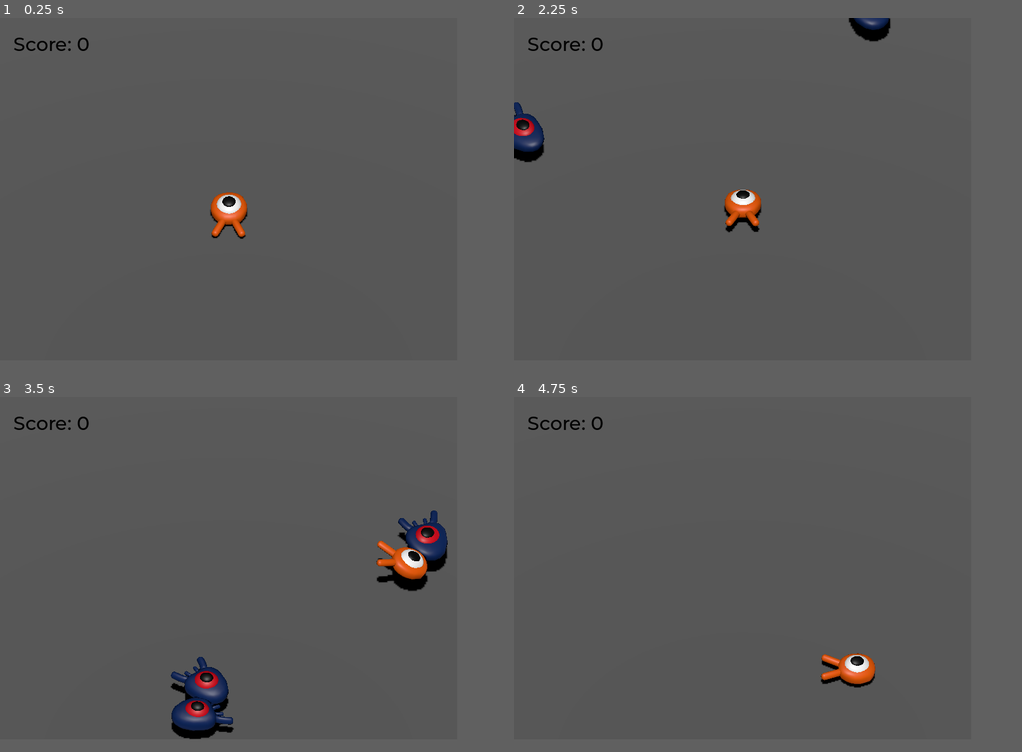
Above: before the commit, frames 1-4 (two rows, left to right).
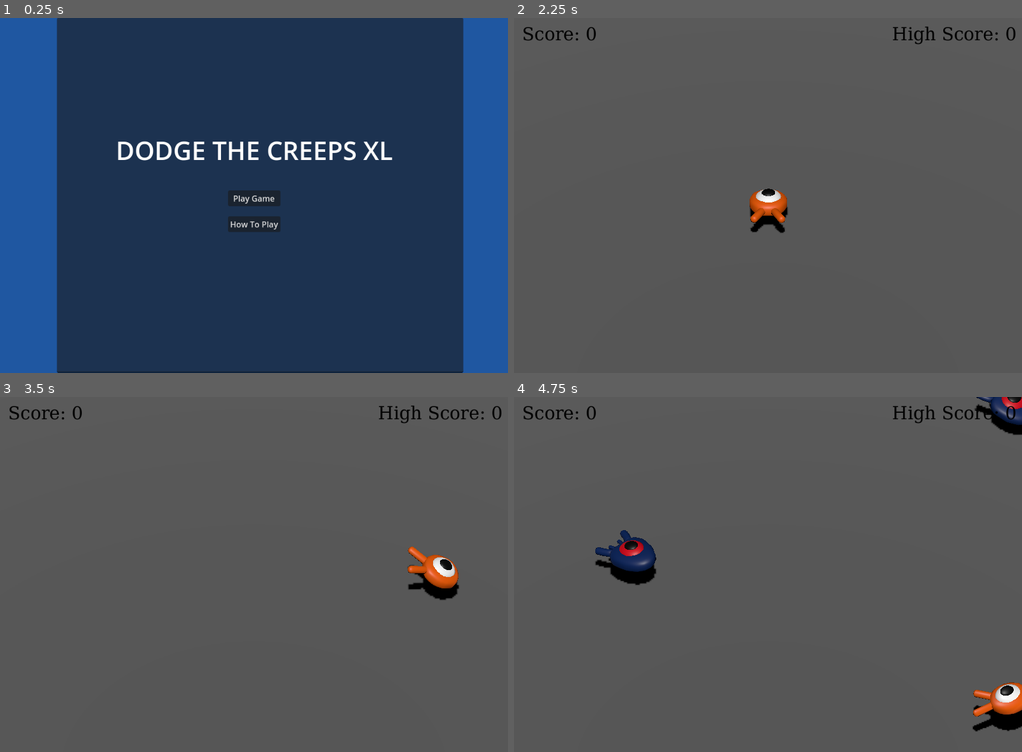
Above: after the commit, the same moments.

Repository: RobRob7/Dodge-the-Creeps-XL
Game: Godot game, scene res://scenes/mainmenu.tscn
The game is run twice, just before and just after one commit, with the same random seed, the same clock (stepped at 60 frames per second) and the same inputs. Before the commit the project starts from res://scenes/main.tscn.
Inputs (mouse positions are in pixels of both pictures, inside the frame that each line leads up to):
- Up to frame 1 (0.25 s): no input
- Up to frame 2 (2.25 s): click (742, 216) at 0.5 s, where only the run after the commit has a clickable "How To Play"; click (747, 351) at 1.25 s, where only the run after the commit has a clickable "I Understand"; click (742, 191) at 2 s, where only the run after the commit has a clickable "Play Game"
- Up to frame 3 (3.5 s): tap Enter (enter) at 2.75 s; hold Right (move_right) from 2.78 s (still down); hold Enter (enter) from 2.78 s (still down); tap Space (jump) at 3.02, 3.05, 3.32 s
- Up to frame 4 (4.75 s): release Right (move_right) at 3.53 s; release Enter (enter) at 3.53 s; hold Down (move_back) 3.53-4.28 s; tap Space (jump) at 3.6, 3.77, 4.07, 4.55 s; tap Enter (enter) at 3.8 s; hold Right (move_right) from 4.28 s (still down); hold Enter (enter) from 4.28 s (still down)
In our replay, the window is 720x540 before the commit and 800x560 after it. These sizes can differ from the game's own. Grey fills any space a smaller window leaves; there, only what the larger window draws over its background counts as a difference.

The runs differ from the first frame. In frame 1, 91% of the frame differs, in the area x 0-92%, y 0-100%; in frame 2, 3.0%; in frame 3, 4.8%; in frame 4, 4.2%.

Commit message:
finished the game (added main menu, sounds, and scoring system

Diff:
--- a/dodge-the-creeps-xl/project.godot
+++ b/dodge-the-creeps-xl/project.godot
@@ -11,17 +11,21 @@
 [application]
 
 config/name="Dodge the Creeps XL"
-run/main_scene="res://scenes/main.tscn"
+run/main_scene="res://scenes/mainmenu.tscn"
 config/features=PackedStringArray("4.3", "Forward Plus")
 
 [autoload]
 
 MusicPlayer="*res://scenes/music_player.tscn"
+Global="*res://scripts/Global.gd"
+Hitmarker="*res://scenes/hitmarker.tscn"
+PlayerDeath="*res://scenes/player_death.tscn"
 
 [display]
 
-window/size/viewport_width=720
-window/size/viewport_height=540
+window/size/viewport_width=1000
+window/size/viewport_height=700
+window/stretch/mode="viewport"
 
 [input]
 
@@ -57,6 +61,7 @@
 "deadzone": 0.5,
 "events": [Object(InputEventKey,"resource_local_to_scene":false,"resource_name":"","device":-1,"window_id":0,"alt_press …(191 unchanged characters)…
 , Object(InputEventJoypadButton,"resource_local_to_scene":false,"resource_name":"","device":-1,"button_index":0,"pressure":0.0,"pressed":false,"script":null)
+, Object(InputEventMouseButton,"resource_local_to_scene":false,"resource_name":"","device":-1,"window_id":0,"alt_pressed":false,"shift_pressed":false,"ctrl_pressed":false,"meta_pressed":false,"button_mask":0,"position":Vector2(0, 0),"global_position":Vector2(0, 0),"factor":1.0,"button_index":1,"canceled":false,"pressed":false,"double_click":false,"script":null)
 ]
 }
 enter={
@@ -70,3 +75,4 @@
 3d_physics/layer_1="player"
 3d_physics/layer_2="enemies"
 3d_physics/layer_3="world"
+3d_physics/layer_4="bounds"
--- /dev/null
+++ b/dodge-the-creeps-xl/scenes/hitmarker.tscn
@@ -0,0 +1,7 @@
+[gd_scene load_steps=2 format=3 uid="uid://t82emtiaa8jb"]
+
+[ext_resource type="AudioStream" uid="uid://c575m3hbardgi" path="res://art/goopy-slime-4-219777.mp3" id="1_nofwo"]
+
+[node name="Hitmarker" type="AudioStreamPlayer"]
+stream = ExtResource("1_nofwo")
+volume_db = -15.0
--- /dev/null
+++ b/dodge-the-creeps-xl/scenes/how_to_play.tscn
@@ -0,0 +1,122 @@
+[gd_scene load_steps=5 format=3 uid="uid://bqwp4pu4kulc"]
+
+[ext_resource type="Script" path="res://scripts/how_to_play.gd" id="1_c73au"]
+[ext_resource type="Texture2D" uid="uid://b4ejnhksrsf3x" path="res://art/arrow_keys.png" id="2_8d1xf"]
+[ext_resource type="Texture2D" uid="uid://b76t85iijxap1" path="res://art/spacebar.png" id="3_g7icy"]
+[ext_resource type="Texture2D" uid="uid://b3ya6yy3x8lsk" path="res://art/mouse.png" id="4_cde12"]
+
+[node name="howtoplay" type="Control"]
+layout_mode = 3
+anchors_preset = 15
+anchor_right = 1.0
+anchor_bottom = 1.0
+grow_horizontal = 2
+grow_vertical = 2
+script = ExtResource("1_c73au")
+
+[node name="ColorRect" type="ColorRect" parent="."]
+layout_mode = 1
+anchors_preset = 15
+anchor_right = 1.0
+anchor_bottom = 1.0
+grow_horizontal = 2
+grow_vertical = 2
+color = Color(0.122833, 0.341279, 0.629815, 1)
+
+[node name="TextEdit" type="TextEdit" parent="."]
+layout_mode = 2
+offset_left = 112.0
+offset_right = 1112.0
+offset_bottom = 700.0
+grow_horizontal = 2
+grow_vertical = 2
+scale = Vector2(0.800001, 1)
+autowrap_mode = 1
+
+[node name="MarginContainer" type="MarginContainer" parent="."]
+layout_mode = 1
+anchors_preset = 15
+anchor_right = 1.0
+anchor_bottom = 1.0
+offset_left = 112.0
+offset_right = 112.0
+grow_horizontal = 2
+grow_vertical = 2
+scale = Vector2(0.800001, 1)
+
+[node name="VBoxContainer" type="VBoxContainer" parent="MarginContainer"]
+layout_mode = 2
+size_flags_vertical = 8
+
+[node name="backtomenu" type="Button" parent="MarginContainer/VBoxContainer"]
+layout_mode = 2
+text = "I Understand"
+
+[node name="HowToPlay" type="Label" parent="."]
+layout_mode = 0
+offset_left = 136.0
+offset_top = 40.0
+offset_right = 1234.0
+offset_bottom = 130.0
+scale = Vector2(0.680001, 1)
+theme_override_font_sizes/font_size = 20
+text = "How To Play:
+Your objective is to jump on the creeps to kill them and increase your score. Be on edge, as if a single creep collides with you, the game is over."
+autowrap_mode = 2
+
+[node name="Controls" type="Label" parent="."]
+layout_mode = 0
+offset_left = 232.0
+offset_top = 184.0
+offset_right = 332.0
+offset_bottom = 233.0
+scale = Vector2(0.680001, 1)
+theme_override_font_sizes/font_size = 20
+autowrap_mode = 1
+
+[node name="Move" type="Label" parent="Controls"]
+layout_mode = 0
+offset_left = -70.5882
+offset_top = 24.0
+offset_right = 307.412
+offset_bottom = 83.0
+theme_override_font_sizes/font_size = 20
+text = "To Move:
+- Use the four directional keys or WASD"
+
+[node name="TextureRect" type="TextureRect" parent="Controls/Move"]
+layout_mode = 0
+offset_top = 64.0
+offset_right = 502.0
+offset_bottom = 391.0
+scale = Vector2(0.517082, 0.646855)
+texture = ExtResource("2_8d1xf")
+
+[node name="Jump" type="Label" parent="Controls"]
+layout_mode = 0
+offset_left = 423.529
+offset_top = 24.0
+offset_right = 801.529
+offset_bottom = 83.0
+theme_override_font_sizes/font_size = 20
+text = "To Jump:
+- Use the space bar or LMB"
+
+[node name="TextureRect" type="TextureRect" parent="Controls/Jump"]
+layout_mode = 0
+offset_top = 72.0
+offset_right = 678.0
+offset_bottom = 399.0
+scale = Vector2(0.594645, 0.325895)
+texture = ExtResource("3_g7icy")
+
+[node name="TextureRect2" type="TextureRect" parent="Controls/Jump"]
+layout_mode = 0
+offset_left = 94.1176
+offset_top = 192.0
+offset_right = 596.118
+offset_bottom = 769.0
+scale = Vector2(0.449499, 0.381877)
+texture = ExtResource("4_cde12")
+
+[connection signal="pressed" from="MarginContainer/VBoxContainer/backtomenu" to="." method="_on_backtomenu_pressed"]
--- a/dodge-the-creeps-xl/scenes/main.tscn
+++ b/dodge-the-creeps-xl/scenes/main.tscn
@@ -1,10 +1,13 @@
-[gd_scene load_steps=13 format=3 uid="uid://b71ilo00bartu"]
+[gd_scene load_steps=19 format=3 uid="uid://b71ilo00bartu"]
 
 [ext_resource type="Script" path="res://scripts/main.gd" id="1_2wups"]
 [ext_resource type="PackedScene" uid="uid://du4vwyedmq34w" path="res://scenes/player.tscn" id="1_b7syg"]
 [ext_resource type="PackedScene" uid="uid://cq3w6046tbbdr" path="res://scenes/mob.tscn" id="2_ybhe8"]
 [ext_resource type="FontFile" uid="uid://bagscwojs36q8" path="res://fonts/Montserrat-Medium.ttf" id="4_1ryb0"]
+[ext_resource type="PackedScene" uid="uid://c2xsldxdjdws3" path="res://scenes/wall.tscn" id="4_4a01r"]
 [ext_resource type="Script" path="res://scripts/score_label.gd" id="5_d84xw"]
+
+[sub_resource type="BoxShape3D" id="BoxShape3D_rbdo2"]
 
 [sub_resource type="BoxShape3D" id="BoxShape3D_ul1pp"]
 size = Vector3(60, 2, 60)
@@ -15,6 +18,12 @@
 [sub_resource type="BoxMesh" id="BoxMesh_caqag"]
 material = SubResource("StandardMaterial3D_0tcfh")
 size = Vector3(60, 2, 60)
+
+[sub_resource type="BoxShape3D" id="BoxShape3D_ejaqq"]
+size = Vector3(30, 1, 24)
+
+[sub_resource type="BoxMesh" id="BoxMesh_d3g67"]
+size = Vector3(30, 1, 24)
 
 [sub_resource type="StandardMaterial3D" id="StandardMaterial3D_slmqj"]
 albedo_color = Color(0.968627, 0.545098, 0, 1)
@@ -33,9 +42,63 @@
 default_font = ExtResource("4_1ryb0")
 default_font_size = 30
 
+[sub_resource type="FontFile" id="FontFile_bpr4w"]
+cache/0/50/0/ascent = 0.0
+cache/0/50/0/descent = 0.0
+cache/0/50/0/underline_position = 0.0
+cache/0/50/0/underline_thickness = 0.0
+cache/0/50/0/scale = 1.0
+cache/0/16/0/ascent = 0.0
+cache/0/16/0/descent = 0.0
+cache/0/16/0/underline_position = 0.0
+cache/0/16/0/underline_thickness = 0.0
+cache/0/16/0/scale = 1.0
+cache/0/20/0/ascent = 0.0
+cache/0/20/0/descent = 0.0
+cache/0/20/0/underline_position = 0.0
+cache/0/20/0/underline_thickness = 0.0
+cache/0/20/0/scale = 1.0
+cache/0/30/0/ascent = 0.0
+cache/0/30/0/descent = 0.0
+cache/0/30/0/underline_position = 0.0
+cache/0/30/0/underline_thickness = 0.0
+cache/0/30/0/scale = 1.0
+cache/0/35/0/ascent = 0.0
+cache/0/35/0/descent = 0.0
+cache/0/35/0/underline_position = 0.0
+cache/0/35/0/underline_thickness = 0.0
+cache/0/35/0/scale = 1.0
+
+[sub_resource type="FontFile" id="FontFile_6wxhg"]
+cache/0/30/0/ascent = 0.0
+cache/0/30/0/descent = 0.0
+cache/0/30/0/underline_position = 0.0
+cache/0/30/0/underline_thickness = 0.0
+cache/0/30/0/scale = 1.0
+cache/0/16/0/ascent = 0.0
+cache/0/16/0/descent = 0.0
+cache/0/16/0/underline_position = 0.0
+cache/0/16/0/underline_thickness = 0.0
+cache/0/16/0/scale = 1.0
+cache/0/25/0/ascent = 0.0
+cache/0/25/0/descent = 0.0
+cache/0/25/0/underline_position = 0.0
+cache/0/25/0/underline_thickness = 0.0
+cache/0/25/0/scale = 1.0
+cache/0/35/0/ascent = 0.0
+cache/0/35/0/descent = 0.0
+cache/0/35/0/underline_position = 0.0
+cache/0/35/0/underline_thickness = 0.0
+cache/0/35/0/scale = 1.0
+
 [node name="Main" type="Node"]
 script = ExtResource("1_2wups")
 mob_scene = ExtResource("2_ybhe8")
+
+[node name="StaticBody3D" type="StaticBody3D" parent="."]
+
+[node name="CollisionShape3D" type="CollisionShape3D" parent="StaticBody3D"]
+shape = SubResource("BoxShape3D_rbdo2")
 
 [node name="Ground" type="StaticBody3D" parent="."]
 transform = Transform3D(1, 0, 0, 0, 1, 0, 0, 0, 1, 0, -3, 0)
@@ -47,6 +110,19 @@
 
 [node name="MeshInstance3D" type="MeshInstance3D" parent="Ground"]
 mesh = SubResource("BoxMesh_caqag")
+
+[node name="Area3D" type="Area3D" parent="Ground"]
+transform = Transform3D(1, 0, 0, 0, 1, 0, 0, 0, 1, 0, 2, 0)
+visible = false
+collision_layer = 8
+collision_mask = 8
+monitorable = false
+
+[node name="CollisionShape3D" type="CollisionShape3D" parent="Ground/Area3D"]
+shape = SubResource("BoxShape3D_ejaqq")
+
+[node name="MeshInstance3D" type="MeshInstance3D" parent="Ground/Area3D/CollisionShape3D"]
+mesh = SubResource("BoxMesh_d3g67")
 
 [node name="DirectionalLight3D" type="DirectionalLight3D" parent="."]
 transform = Transform3D(0.999882, -0.0153743, 0.000645389, 0.0074885, 0.522804, 0.85242, -0.0134428, -0.852314, 0.522857, -1, 15, -1)
@@ -101,14 +177,31 @@
 theme = SubResource("Theme_mky7e")
 
 [node name="ScoreLabel" type="Label" parent="UserInterface"]
-layout_mode = 0
-offset_left = 21.0
-offset_top = 22.0
-offset_right = 109.0
-offset_bottom = 50.0
+layout_mode = 1
+offset_left = 16.0
+offset_top = 16.0
+offset_right = 138.0
+offset_bottom = 63.0
 theme_override_colors/font_color = Color(0, 0, 0, 1)
+theme_override_fonts/font = SubResource("FontFile_bpr4w")
+theme_override_font_sizes/font_size = 35
 text = "Score: 0"
 script = ExtResource("5_d84xw")
+
+[node name="HighScoreLabel" type="Label" parent="UserInterface"]
+layout_mode = 1
+anchors_preset = 1
+anchor_left = 1.0
+anchor_right = 1.0
+offset_left = -216.0
+offset_top = 16.0
+offset_right = -11.0
+offset_bottom = 78.0
+grow_horizontal = 0
+theme_override_colors/font_color = Color(0, 0, 0, 1)
+theme_override_fonts/font = SubResource("FontFile_6wxhg")
+theme_override_font_sizes/font_size = 35
+text = "High Score: 0"
 
 [node name="Retry" type="ColorRect" parent="UserInterface"]
 layout_mode = 1
@@ -119,7 +212,7 @@
 grow_vertical = 2
 color = Color(0, 0, 0, 0)
 
-[node name="Label" type="Label" parent="UserInterface/Retry"]
+[node name="Retry" type="Label" parent="UserInterface/Retry"]
 modulate = Color(0, 0, 0, 1)
 layout_mode = 1
 anchors_preset = 8
@@ -133,8 +226,49 @@
 offset_bottom = 14.0
 grow_horizontal = 2
 grow_vertical = 2
-text = "Press Enter to Retry"
+text = "Press Enter to Retry
+OR"
+horizontal_alignment = 1
 uppercase = true
 
+[node name="QuitToMain" type="Button" parent="UserInterface/Retry"]
+layout_mode = 1
+anchors_preset = 8
+anchor_left = 0.5
+anchor_top = 0.5
+anchor_right = 0.5
+anchor_bottom = 0.5
+offset_left = -148.0
+offset_top = 42.0
+offset_right = 149.0
+offset_bottom = 88.0
+grow_horizontal = 2
+grow_vertical = 2
+text = "Quit To Main Menu"
+
+[node name="Bounds" type="Node3D" parent="."]
+
+[node name="MeshInstance3D" parent="Bounds" instance=ExtResource("4_4a01r")]
+transform = Transform3D(1, 0, 0, 0, 9.81526, 0, 0, 0, 29.6911, -14.1748, -0.950253, -0.99141)
+visible = false
+skeleton = NodePath("../..")
+
+[node name="MeshInstance3D2" parent="Bounds" instance=ExtResource("4_4a01r")]
+transform = Transform3D(1, 0, 0, 0, 9.81526, 0, 0, 0, 30.2567, 14.2076, -0.950253, -0.99141)
+visible = false
+skeleton = NodePath("../..")
+
+[node name="MeshInstance3D3" parent="Bounds" instance=ExtResource("4_4a01r")]
+transform = Transform3D(-4.37114e-08, 0, -28.2198, 0, 9.81526, 0, 1, 0, -1.23352e-06, 0.0859423, -0.950253, -15.6344)
+visible = false
+skeleton = NodePath("../..")
+
+[node name="MeshInstance3D4" parent="Bounds" instance=ExtResource("4_4a01r")]
+transform = Transform3D(-4.37114e-08, 0, -28.2198, 0, 9.81526, 0, 1, 0, -1.23352e-06, 0.0859423, -0.950253, 13.5745)
+visible = false
+skeleton = NodePath("../..")
+
+[connection signal="body_exited" from="Ground/Area3D" to="." method="_on_area_3d_body_exited"]
 [connection signal="hit" from="Player" to="." method="_on_player_hit"]
 [connection signal="timeout" from="MobTimer" to="." method="_on_mob_timer_timeout"]
+[connection signal="pressed" from="UserInterface/Retry/QuitToMain" to="." method="_on_quit_to_main_pressed"]
--- /dev/null
+++ b/dodge-the-creeps-xl/scenes/mainmenu.tscn
@@ -0,0 +1,76 @@
+[gd_scene load_steps=2 format=3 uid="uid://dk0uunalwd1fe"]
+
+[ext_resource type="Script" path="res://scripts/mainmenu.gd" id="1_14pug"]
+
+[node name="mainmenu" type="Control"]
+layout_mode = 3
+anchors_preset = 15
+anchor_right = 1.0
+anchor_bottom = 1.0
+grow_horizontal = 2
+grow_vertical = 2
+script = ExtResource("1_14pug")
+
+[node name="ColorRect" type="ColorRect" parent="."]
+layout_mode = 1
+anchors_preset = 15
+anchor_right = 1.0
+anchor_bottom = 1.0
+grow_horizontal = 2
+grow_vertical = 2
+color = Color(0.122833, 0.341279, 0.629815, 1)
+
+[node name="TextEdit" type="TextEdit" parent="."]
+layout_mode = 0
+offset_left = 112.0
+offset_right = 1112.0
+offset_bottom = 700.0
+grow_horizontal = 2
+grow_vertical = 2
+scale = Vector2(0.800001, 1)
+autowrap_mode = 1
+
+[node name="MarginContainer" type="MarginContainer" parent="."]
+layout_mode = 1
+anchors_preset = 8
+anchor_left = 0.5
+anchor_top = 0.5
+anchor_right = 0.5
+anchor_bottom = 0.5
+offset_left = -51.0
+offset_top = -10.0
+offset_right = 52.0
+offset_bottom = 72.0
+grow_horizontal = 2
+grow_vertical = 2
+
+[node name="VBoxContainer" type="VBoxContainer" parent="MarginContainer"]
+layout_mode = 2
+theme_override_constants/separation = 20
+
+[node name="play" type="Button" parent="MarginContainer/VBoxContainer"]
+layout_mode = 2
+text = "Play Game"
+
+[node name="howtoplay" type="Button" parent="MarginContainer/VBoxContainer"]
+layout_mode = 2
+text = "How To Play"
+
+[node name="Title" type="Label" parent="."]
+layout_mode = 1
+anchors_preset = 8
+anchor_left = 0.5
+anchor_top = 0.5
+anchor_right = 0.5
+anchor_bottom = 0.5
+offset_left = -87.0
+offset_top = -101.0
+offset_right = 88.0
+offset_bottom = -78.0
+grow_horizontal = 2
+grow_vertical = 2
+theme_override_font_sizes/font_size = 50
+text = "DODGE THE CREEPS XL"
+
+[connection signal="pressed" from="MarginContainer/VBoxContainer/play" to="." method="_on_play_pressed"]
+[connection signal="pressed" from="MarginContainer/VBoxContainer/howtoplay" to="." method="_on_howtoplay_pressed"]
--- a/dodge-the-creeps-xl/scenes/music_player.tscn
+++ b/dodge-the-creeps-xl/scenes/music_player.tscn
@@ -4,3 +4,6 @@
 
 [node name="MusicPlayer" type="AudioStreamPlayer"]
 stream = ExtResource("1_o5su6")
+volume_db = -30.0
+pitch_scale = 0.2
+autoplay = true
--- a/dodge-the-creeps-xl/scenes/player.tscn
+++ b/dodge-the-creeps-xl/scenes/player.tscn
@@ -9,6 +9,33 @@
 [sub_resource type="CylinderShape3D" id="CylinderShape3D_ym30y"]
 height = 0.2
 radius = 1.1
+
+[sub_resource type="Animation" id="Animation_bvbey"]
+length = 0.001
+tracks/0/type = "value"
+tracks/0/imported = false
+tracks/0/enabled = true
+tracks/0/path = NodePath("Pivot/Character:position")
+tracks/0/interp = 1
+tracks/0/loop_wrap = true
+tracks/0/keys = {
+"times": PackedFloat32Array(0),
+"transitions": PackedFloat32Array(1),
+"update": 0,
+"values": [Vector3(0, 0, 0)]
+}
+tracks/1/type = "value"
+tracks/1/imported = false
+tracks/1/enabled = true
+tracks/1/path = NodePath("Pivot/Character:rotation")
+tracks/1/interp = 1
+tracks/1/loop_wrap = true
+tracks/1/keys = {
+"times": PackedFloat32Array(0),
+"transitions": PackedFloat32Array(1),
+"update": 0,
+"values": [Vector3(0, 0, 0)]
+}
 
 [sub_resource type="Animation" id="Animation_yhc4s"]
 resource_name = "float"
@@ -39,33 +66,6 @@
 "values": [Vector3(0, 0, 0), Vector3(0.139626, 0, 0), Vector3(-0.15708, 0, 0)]
 }
 
-[sub_resource type="Animation" id="Animation_bvbey"]
-length = 0.001
-tracks/0/type = "value"
-tracks/0/imported = false
-tracks/0/enabled = true
-tracks/0/path = NodePath("Pivot/Character:position")
-tracks/0/interp = 1
-tracks/0/loop_wrap = true
-tracks/0/keys = {
-"times": PackedFloat32Array(0),
-"transitions": PackedFloat32Array(1),
-"update": 0,
-"values": [Vector3(0, 0, 0)]
-}
-tracks/1/type = "value"
-tracks/1/imported = false
-tracks/1/enabled = true
-tracks/1/path = NodePath("Pivot/Character:rotation")
-tracks/1/interp = 1
-tracks/1/loop_wrap = true
-tracks/1/keys = {
-"times": PackedFloat32Array(0),
-"transitions": PackedFloat32Array(1),
-"update": 0,
-"values": [Vector3(0, 0, 0)]
-}
-
 [sub_resource type="AnimationLibrary" id="AnimationLibrary_5lvaf"]
 _data = {
 "RESET": SubResource("Animation_bvbey"),
@@ -74,7 +74,8 @@
 
 [node name="Player" type="CharacterBody3D"]
 transform = Transform3D(1, 0, 0, 0, 1, 0, 0, 0, 1, 0, 0.398933, 0)
-collision_mask = 6
+collision_layer = 9
+collision_mask = 14
 script = ExtResource("1_vlg0p")
 
 [node name="Pivot" type="Node3D" parent="."]
--- /dev/null
+++ b/dodge-the-creeps-xl/scenes/player_death.tscn
@@ -0,0 +1,7 @@
+[gd_scene load_steps=2 format=3 uid="uid://degc6t4uute5w"]
+
+[ext_resource type="AudioStream" uid="uid://cw0t3omc0kvcn" path="res://art/dramatic-synth-echo-43970.mp3" id="1_x2hen"]
+
+[node name="PlayerDeath" type="AudioStreamPlayer"]
+stream = ExtResource("1_x2hen")
+volume_db = -20.0
--- /dev/null
+++ b/dodge-the-creeps-xl/scenes/wall.tscn
@@ -0,0 +1,16 @@
+[gd_scene load_steps=3 format=3 uid="uid://c2xsldxdjdws3"]
+
+[sub_resource type="BoxMesh" id="BoxMesh_v5lja"]
+
+[sub_resource type="BoxShape3D" id="BoxShape3D_woeic"]
+
+[node name="MeshInstance3D" type="MeshInstance3D"]
+layers = 8
+mesh = SubResource("BoxMesh_v5lja")
+
+[node name="StaticBody3D" type="StaticBody3D" parent="."]
+collision_layer = 8
+collision_mask = 8
+
+[node name="CollisionShape3D" type="CollisionShape3D" parent="StaticBody3D"]
+shape = SubResource("BoxShape3D_woeic")
--- /dev/null
+++ b/dodge-the-creeps-xl/scripts/Global.gd
@@ -0,0 +1,43 @@
+extends Node
+
+# path to .ini file
+var save_path := "user://player_score.ini"
+
+# current points when playing
+var points = 0
+
+# current high score
+var high_score = 0
+
+# bool to determine whether player has read how to or not
+var has_read_how_to = false
+
+# set the new high score (if valid) in .ini
+func set_high_score(value):
+	if(value > Global.high_score):
+		save(value)
+
+# get the current high score in .ini
+func get_high_score():
+	return high_score
+
+# to load data
+func load(save_path) -> void:
+	var config_file := ConfigFile.new()
+	var error := config_file.load(save_path)
+
+	if error:
+		print("An error happened while loading data: ", error)
+		return
+
+	high_score = config_file.get_value("Player", "points", 0)
+
+# to save data
+func save(value) -> void:
+	var config_file := ConfigFile.new()
+
+	config_file.set_value("Player", "points", value)
+
+	var error := config_file.save(save_path)
+	if error:
+		print("An error happened while saving data: ", error)
--- /dev/null
+++ b/dodge-the-creeps-xl/scripts/how_to_play.gd
@@ -0,0 +1,5 @@
+extends Control
+
+# called when user selects I understand button
+func _on_backtomenu_pressed() -> void:
+	get_tree().change_scene_to_file("res://scenes/mainmenu.tscn")
--- a/dodge-the-creeps-xl/scripts/main.gd
+++ b/dodge-the-creeps-xl/scripts/main.gd
@@ -2,8 +2,21 @@
 
 @export var mob_scene: PackedScene
 
+# path to .ini file
+var save_path := "user://player_score.ini"
+
 func _ready() -> void:
+	# check if ini file already present
+	if(FileAccess.file_exists(Global.save_path)):
+		print("File Found")
+	else:
+		Global.set_high_score(0)
+
+	# hide the retry UI
 	$UserInterface/Retry.hide()
+	# set the high score label
+	Global.load(save_path)
+	$UserInterface/HighScoreLabel.text = "High Score: %d" % Global.get_high_score()
 
 func _on_mob_timer_timeout() -> void:
 
@@ -33,7 +46,20 @@
 
 # is called when player is hit by mob
 func _on_player_hit() -> void:
+
+	# play jumpscare sound for player death
+	$"/root/PlayerDeath".play()
+
+	# stop the mob timer
 	$MobTimer.stop()
+
+	# set the new high score
+	Global.set_high_score(Global.points)
+
+	# reset current points to zero
+	Global.points = 0
+
+	# show the retry screen
 	$UserInterface/Retry.show()
 
 # is called when any input is pressed
@@ -42,3 +68,7 @@
 	# only reset when button pressed and the retry option is visible on UI
 	if event.is_action_pressed("enter") and $UserInterface/Retry.visible:
 		get_tree().reload_current_scene()
+
+# is called when player selects quit button
+func _on_quit_to_main_pressed() -> void:
+	get_tree().change_scene_to_file("res://scenes/mainmenu.tscn")
--- /dev/null
+++ b/dodge-the-creeps-xl/scripts/mainmenu.gd
@@ -0,0 +1,19 @@
+extends Node
+
+
+# Called when the node enters the scene tree for the first time.
+func _ready() -> void:
+	pass # Replace with function body.
+
+
+# Called every frame. 'delta' is the elapsed time since the previous frame.
+func _process(delta: float) -> void:
+	return
+
+# called when play button is pressed
+func _on_play_pressed() -> void:
+	get_tree().change_scene_to_file("res://scenes/main.tscn")
+
+# called when how to play button pressed
+func _on_howtoplay_pressed() -> void:
+	get_tree().change_scene_to_file("res://scenes/how_to_play.tscn")
--- a/dodge-the-creeps-xl/scripts/score_label.gd
+++ b/dodge-the-creeps-xl/scripts/score_label.gd
@@ -1,8 +1,13 @@
 extends Label
-
-var score = 0
 
 # is called when mob is squashed so UI score can be incremented
 func _on_mob_squashed():
-	score += 1
-	text = "Score: %s" % score
+
+	# play squashing sound
+	$"/root/Hitmarker".play()
+
+	# increment points counter
+	Global.points += 1
+
+	# update score text
+	text = "Score: %s" % Global.points
Not shown, added: dodge-the-creeps-xl/art/Game controls.png.import
Binary file added: dodge-the-creeps-xl/art/arrow_keys.png
Not shown, added: dodge-the-creeps-xl/art/arrow_keys.png.import
Not shown, added: dodge-the-creeps-xl/art/dramatic-synth-echo-43970.mp3.import
Not shown, added: dodge-the-creeps-xl/art/goopy-slime-4-219777.mp3.import
Binary file added: dodge-the-creeps-xl/art/mouse.png
Not shown, added: dodge-the-creeps-xl/art/mouse.png.import
Binary file added: dodge-the-creeps-xl/art/spacebar.png
Not shown, added: dodge-the-creeps-xl/art/spacebar.png.import
Not shown, added: dodge-the-creeps-xl/art/dramatic-synth-echo-43970.mp3
Not shown, added: dodge-the-creeps-xl/art/goopy-slime-4-219777.mp3
